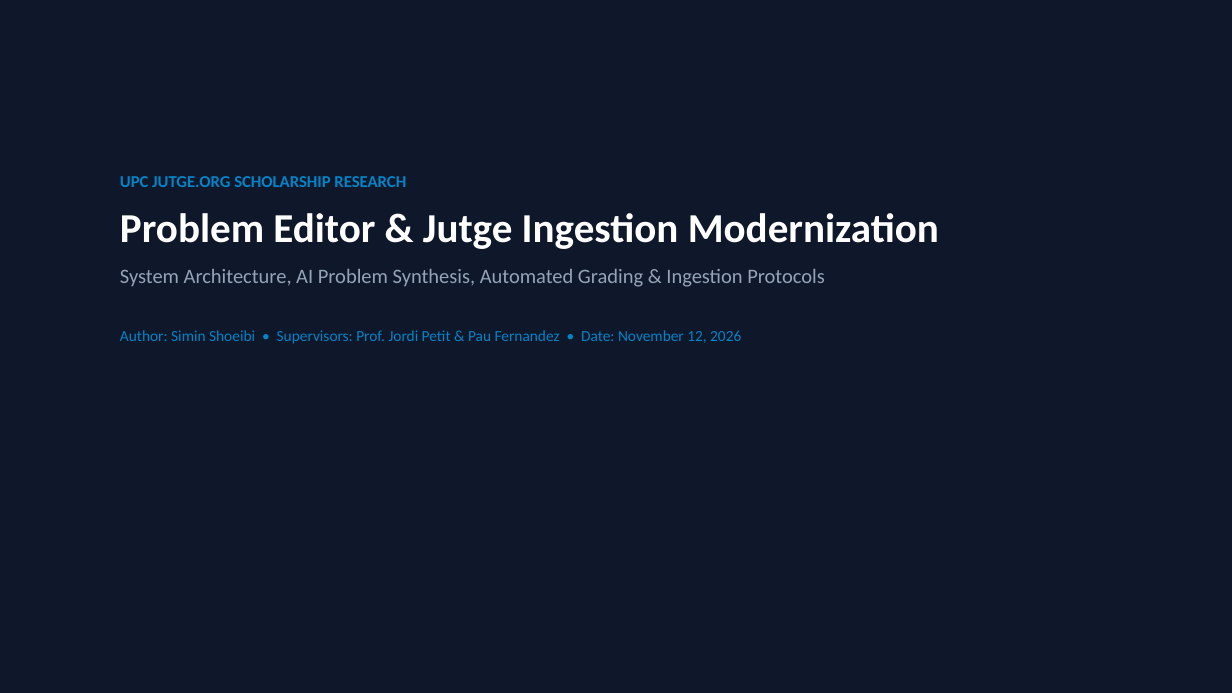
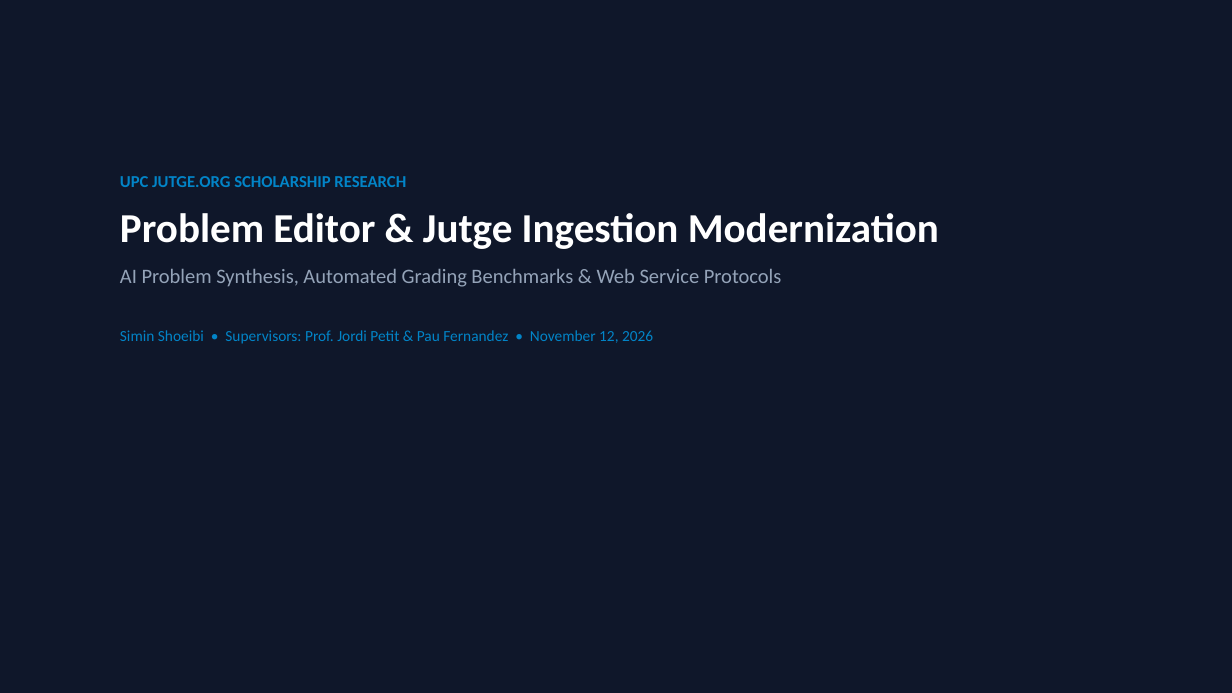
Before and after one commit to SuisSanem000/jutge-private, a slide deck: slide 1 of work/01-meeting-presentation-and-demo-20261112/meeting-summary-presentation.pptx. Drawn at 1232x693 pixels with LibreOffice and Linux fonts; fonts in the diff are those of the drawing. Boxes give left, top, right and bottom in pixels: in the first picture for what was removed or moved away, otherwise in the second. Text is boxed around its words. In the diff, an @@ line names an element or a change of style, - is before the commit and + after.

```diff
--- a/work/01-meeting-presentation-and-demo-20261112/meeting-summary-presentation.pptx
+++ b/work/01-meeting-presentation-and-demo-20261112/meeting-summary-presentation.pptx
@@ text at bbox=[120, 269, 782, 344]: text changed @@
-System Architecture, AI Problem Synthesis, Automated Grading & Ingestion Protocols
-Author: Simin Shoeibi • Supervisors: Prof. Jordi Petit & Pau Fernandez • Date: November 12, 2026
+AI Problem Synthesis, Automated Grading Benchmarks & Web Service Protocols
+Simin Shoeibi • Supervisors: Prof. Jordi Petit & Pau Fernandez • November 12, 2026
```
Also in this commit, not shown: 4 other slides changed, 5 slides added, 25 slides removed, 4 other files.
